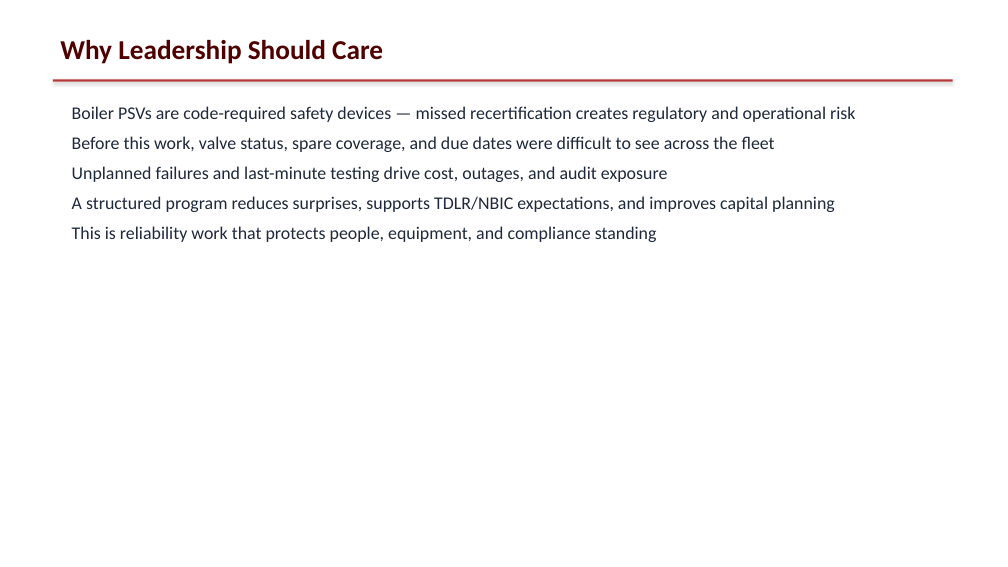
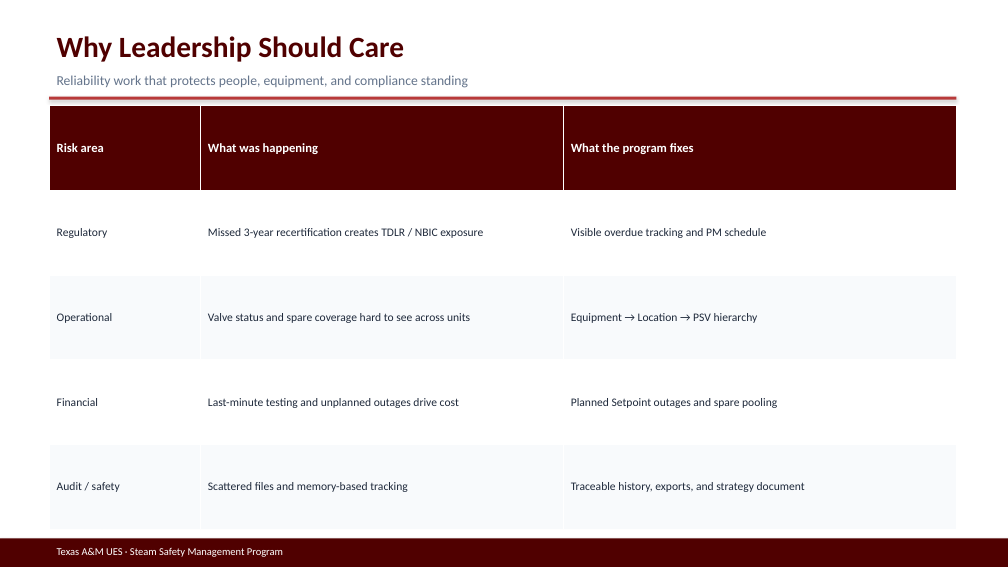
Before and after one commit to stavan12-a11y/PSV-Compliance-Tracking-Dashboard, a slide deck: slide 3 of docs/presentation/UES-Steam-Safety-Management-Program.pptx. Drawn at 1008x567 pixels with LibreOffice and Linux fonts; fonts in the diff are those of the drawing. Boxes give left, top, right and bottom in pixels: in the first picture for what was removed or moved away, otherwise in the second. Text is boxed around its words. In the diff, an @@ line names an element or a change of style, - is before the commit and + after.

```diff
--- a/docs/presentation/UES-Steam-Safety-Management-Program.pptx
+++ b/docs/presentation/UES-Steam-Safety-Management-Program.pptx
@@ text "Why Leadership Should Care" at (57,36,404,62): size 26 to 28 pt @@
@@ text added at (57,75,468,88), 13 pt, text #64748B @@
+Reliability work that protects people, equipment, and compliance standing
@@ rectangle: place and size @@
-rectangle at (53,79,953,82)
+rectangle at (49,97,957,100)
@@ table added at (49,106,957,529), 5 rows, 3 columns @@
+Risk area | What was happening | What the program fixes
+Regulatory | Missed 3-year recertification creates TDLR / NBIC exposure | Visible overdue tracking and PM schedule
+Operational | Valve status and spare coverage hard to see across units | Equipment → Location → PSV hierarchy
+Financial | Last-minute testing and unplanned outages drive cost | Planned Setpoint outages and spare pooling
+Audit / safety | Scattered files and memory-based tracking | Traceable history, exports, and strategy document
@@ text removed at (72,106,855,242) @@
-Boiler PSVs are code-required safety devices — missed recertification creates regulatory and operational risk
-Before this work, valve status, spare coverage, and due dates were difficult to see across the fleet
-Unplanned failures and last-minute testing drive cost, outages, and audit exposure
-A structured program reduces surprises, supports TDLR/NBIC expectations, and improves capital planning
-This is reliability work that protects people, equipment, and compliance standing
@@ rectangle added at (0,538,1008,567), fill #500000 @@
@@ text added at (57,548,283,557), 10 pt, text #FFFFFF @@
+Texas A&M UES · Steam Safety Management Program
```
Also in this commit, not shown: 16 other slides changed, 9 slides added, 9 slides removed, 5 other files.
